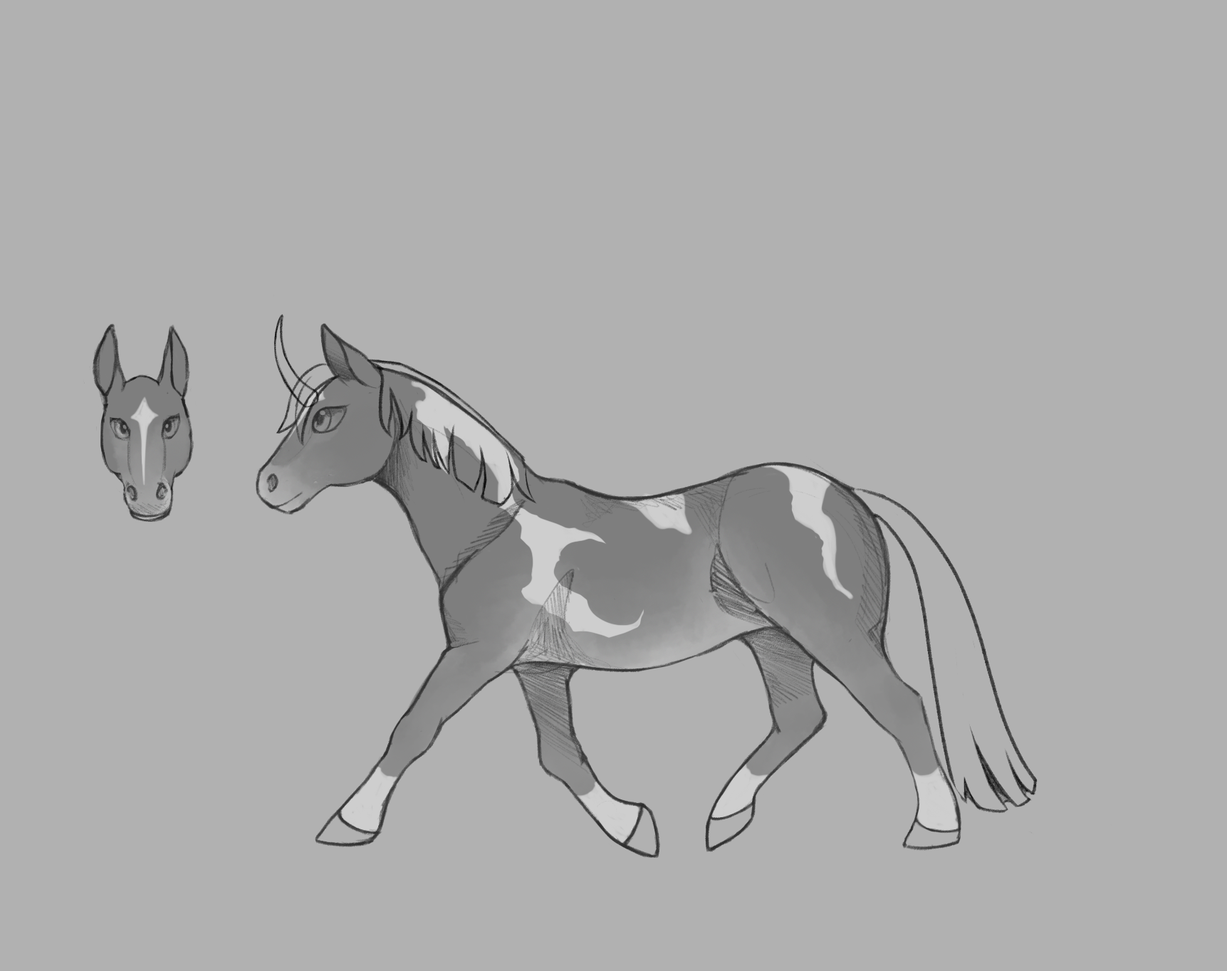
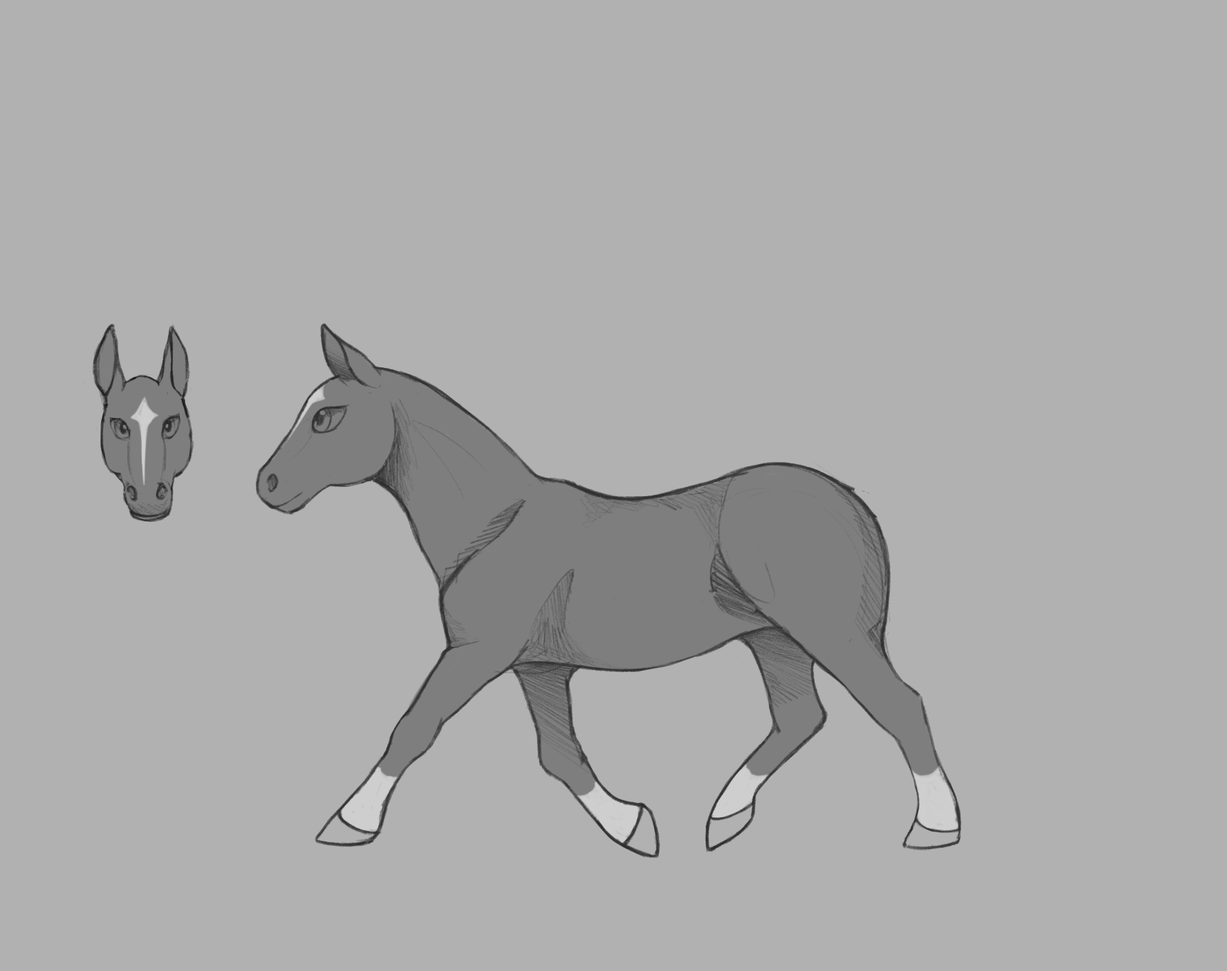
Two versions of the same layered image (w=1227, h=971). Layer-by-layer changes:
hid group "Forelock" (5 layers) over (x1=264, y1=348, x2=356, y2=478)
hid group "Mane" (5 layers) over (x1=347, y1=358, x2=871, y2=678)
hid group "tail" (5 layers) over (x1=786, y1=464, x2=1038, y2=835)
hid group "horns" (4 layers) over (x1=269, y1=294, x2=401, y2=460)
hid group "BodyPaterns" (4 layers) over (x1=105, y1=323, x2=962, y2=829)
hid "PoneyColorRepartition_Pangare" over (x1=105, y1=323, x2=962, y2=829)
showed "PoneyColorRepartition_Solid" over (x1=105, y1=323, x2=962, y2=829)
